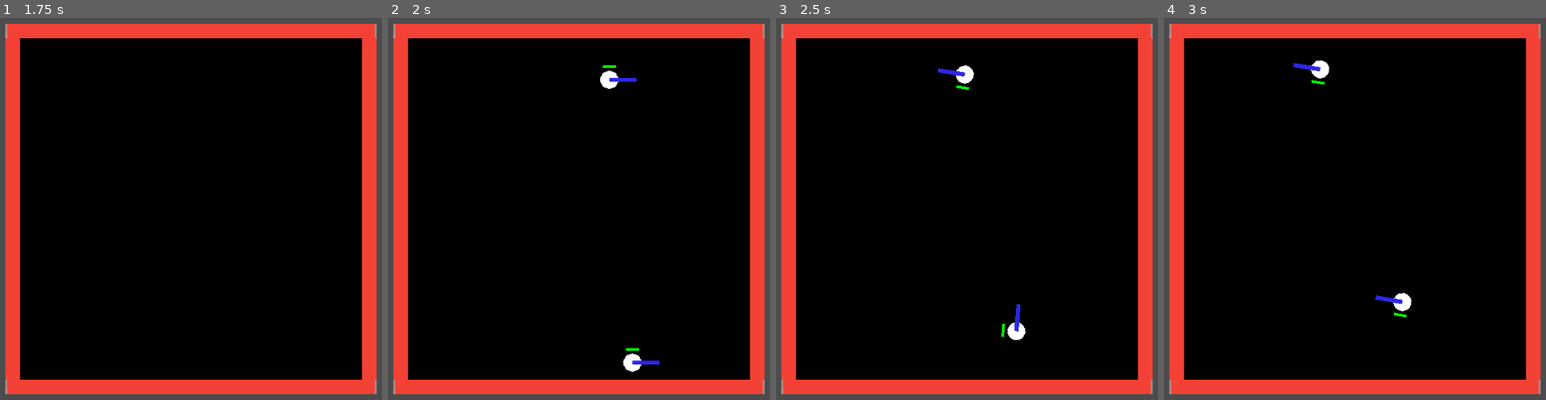
Above: before the commit, frames 1-4 (left to right).
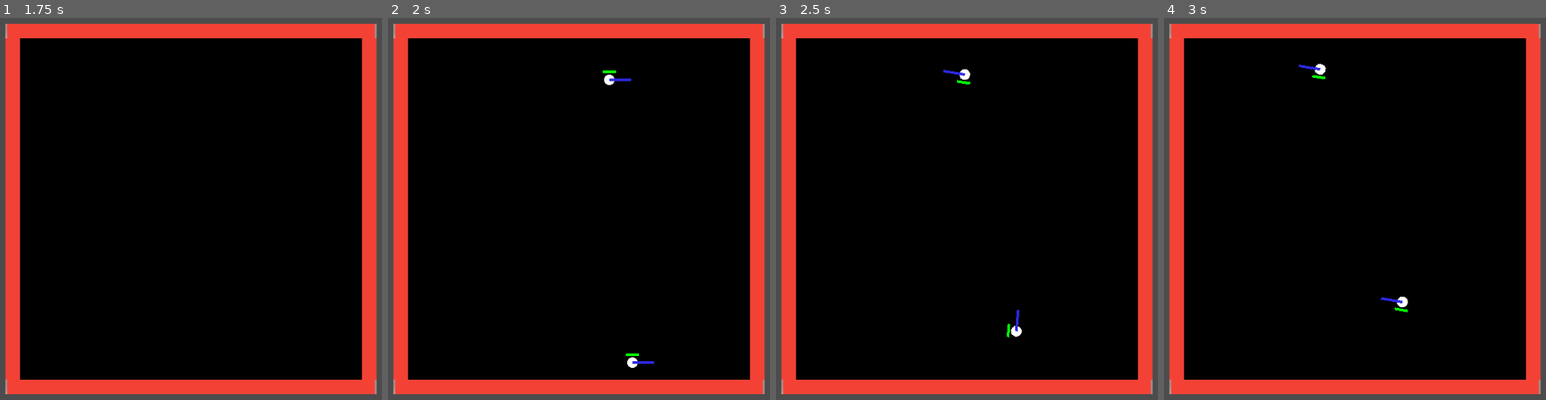
Above: after the commit, the same moments.

Repository: sisipun/CybersportManager
Game: Godot game, scene res://script/ui.tscn
The game is run twice, just before and just after one commit, with the same random seed, the same clock (stepped at 60 frames per second) and the same inputs.
Inputs (mouse positions are in pixels of both pictures, inside the frame that each line leads up to):
- Up to frame 1 (1.75 s): tap Enter at 0.5 s; click (191, 209) at 0.67 s; tap Space at 1.25 s; move the mouse to (57, 228) at 1.27 s; click (57, 228) at 1.42 s
- Up to frame 2 (2 s): no input
- Up to frame 3 (2.5 s): move the mouse to (1035, 121) at 2.02 s; click (1035, 121) at 2.17 s
- Up to frame 4 (3 s): move the mouse to (1320, 289) at 2.77 s; click (1320, 289) at 2.92 s

Frame 1 is identical in both runs. In frame 2, 0.4% of the frame differs, in the area x 55-72%, y 12-93%; in frame 3, 0.4%, in the area x 42-66%, y 12-85%; in frame 4, 0.4%.
Error in both runs: Invalid get index '0' (on base: 'Dictionary'). (res://script/tactical_fps/match/map/tactical_fps_map.gd:41)

Commit message:
Decrease player size

Diff:
--- a/game/script/base/match/player/base_player.tscn
+++ b/game/script/base/match/player/base_player.tscn
@@ -6,7 +6,7 @@
 [ext_resource path="res://script/base/match/player/health_bar.tscn" type="PackedScene" id=4]
 
 [sub_resource type="CircleShape2D" id=1]
-radius = 14.0
+radius = 8.0
 
 [sub_resource type="StyleBoxFlat" id=2]
 bg_color = Color( 0.00784314, 1, 0, 1 )
@@ -25,7 +25,7 @@
 
 [node name="Sprite" type="Sprite" parent="."]
 rotation = 1.5708
-scale = Vector2( 0.05, 0.05 )
+scale = Vector2( 0.03, 0.03 )
 texture = ExtResource( 1 )
 
 [node name="NavigationAgent" type="NavigationAgent2D" parent="."]
@@ -38,8 +38,8 @@
 
 [node name="HealthBar" parent="." instance=ExtResource( 4 )]
 margin_left = -10.0
-margin_top = -22.0
+margin_top = -14.0
 margin_right = 10.0
-margin_bottom = -18.0
+margin_bottom = -10.0
 custom_styles/fg = SubResource( 2 )
 custom_styles/bg = SubResource( 3 )
--- a/game/script/tactical_fps/match/weapon/instance/tactica_fps_weapon_ak47.tscn
+++ b/game/script/tactical_fps/match/weapon/instance/tactica_fps_weapon_ak47.tscn
@@ -4,7 +4,7 @@
 [ext_resource path="res://asset/sprite/weapon.png" type="Texture" id=2]
 
 [node name="Weapon" instance=ExtResource( 1 )]
-scale = Vector2( 0.5, 0.5 )
+scale = Vector2( 0.4, 0.3 )
 texture = ExtResource( 2 )
 
 [node name="BulletSpawnPoint" parent="." index="0"]
--- a/game/script/ui.tscn
+++ b/game/script/ui.tscn
@@ -17,10 +17,5 @@
 mouse_filter = 2
 
 [node name="Match" parent="MapZone" instance=ExtResource( 2 )]
-_win_condition_rounds_count = 16
-_round_ends_winning_team = 1
-_round_bomb_explodes_winning_team = 0
-_round_duration = 10.0
-_bomb_duration = 30.0
 
 [editable path="MapZone/Match"]
